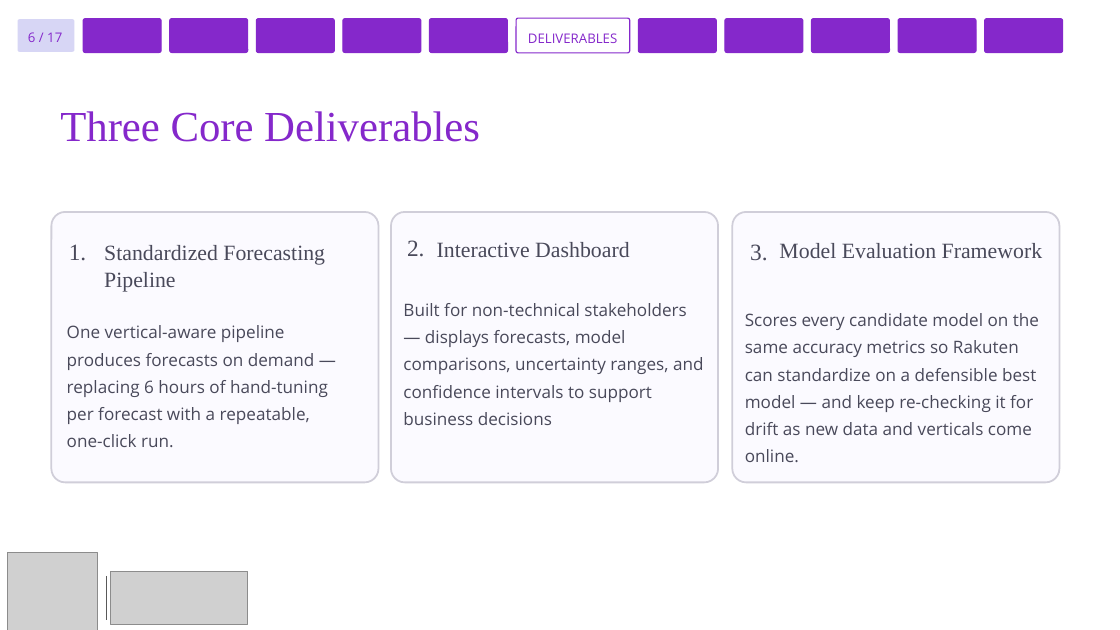
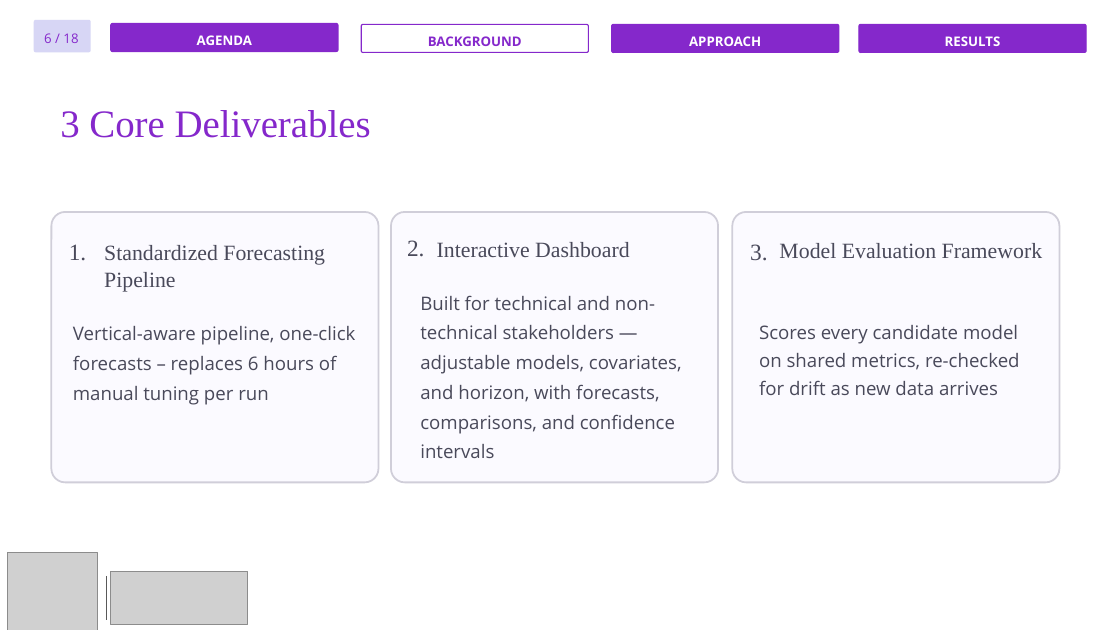
Before and after one commit to hkbuttar/Portfolio, a slide deck: slide 7 of assets/documents/experience/rakuten-capstone/Rakuten-Presentation.pptx. Drawn at 1120x630 pixels with LibreOffice and Linux fonts; fonts in the diff are those of the drawing; grey boxes stand for pictures. Boxes give left, top, right and bottom in pixels: in the first picture for what was removed or moved away, otherwise in the second. Text is boxed around its words. In the diff, an @@ line names an element or a change of style, - is before the commit and + after.

```diff
--- a/assets/documents/experience/rakuten-capstone/Rakuten-Presentation.pptx
+++ b/assets/documents/experience/rakuten-capstone/Rakuten-Presentation.pptx
@@ rounded rectangle: place and size @@
-rounded rectangle at bbox=[18, 19, 75, 52]
+rounded rectangle at bbox=[34, 20, 91, 53]
@@ rounded rectangle removed at bbox=[83, 19, 161, 53] @@
@@ rounded rectangle added at bbox=[111, 24, 338, 52], fill #8528CB, outline #8528CB 0.75 pt, 8.5 pt, text #FFFFFF, bold @@
+AGENDA
@@ rounded rectangle removed at bbox=[170, 19, 249, 53] @@
@@ rounded rectangle removed at bbox=[256, 19, 335, 53] @@
@@ rounded rectangle removed at bbox=[343, 19, 421, 53] @@
@@ rounded rectangle added at bbox=[362, 25, 589, 53], fill #FFFFFF, outline #8528CB 0.75 pt, 8.5 pt, text #8528CB, bold @@
+BACKGROUND
@@ rounded rectangle removed at bbox=[429, 19, 507, 53] @@
@@ rounded rectangle removed at bbox=[516, 18, 629, 53] @@
-DELIVERABLES
@@ rounded rectangle added at bbox=[612, 25, 839, 53], fill #8528CB, outline #8528CB 0.75 pt, 8.5 pt, text #FFFFFF, bold @@
+APPROACH
@@ rounded rectangle removed at bbox=[638, 19, 717, 53] @@
@@ rounded rectangle removed at bbox=[725, 19, 803, 53] @@
@@ rounded rectangle removed at bbox=[812, 19, 890, 53] @@
@@ rounded rectangle added at bbox=[859, 25, 1086, 53], fill #8528CB, outline #8528CB 0.75 pt, 8.5 pt, text #FFFFFF, bold @@
+RESULTS
@@ rounded rectangle removed at bbox=[898, 19, 977, 53] @@
@@ rounded rectangle removed at bbox=[984, 19, 1063, 53] @@
@@ text at bbox=[44, 33, 78, 43]: text changed @@
-6 / 17
+6 / 18
@@ text at bbox=[60, 110, 371, 138]: text changed; size 27.5 to 25 pt @@
-Three Core Deliverables
+3 Core Deliverables
@@ text at bbox=[420, 296, 682, 458]: text changed; size 11 to 12 pt @@
-Built for non-technical stakeholders — displays forecasts, model comparisons, uncertainty ranges, and confidence intervals to support business decisions
+Built for technical and non-technical stakeholders — adjustable models, covariates, and horizon, with forecasts, comparisons, and confidence intervals
@@ text at bbox=[73, 326, 355, 405]: text changed; size 11 to 12 pt @@
-One vertical-aware pipeline produces forecasts on demand — replacing 6 hours of hand-tuning per forecast with a repeatable, one-click run.
+Vertical-aware pipeline, one-click forecasts – replaces 6 hours of manual tuning per run
@@ text at bbox=[759, 325, 1020, 395]: text changed; size 11 to 12 pt @@
-Scores every candidate model on the same accuracy metrics so Rakuten can standardize on a defensible best model — and keep re-checking it for drift as new data and verticals come online.
+Scores every candidate model on shared metrics, re-checked for drift as new data arrives
```
Also in this commit, not shown: 16 other slides changed, 63 slides added, 11 slides removed, 5 other files.
